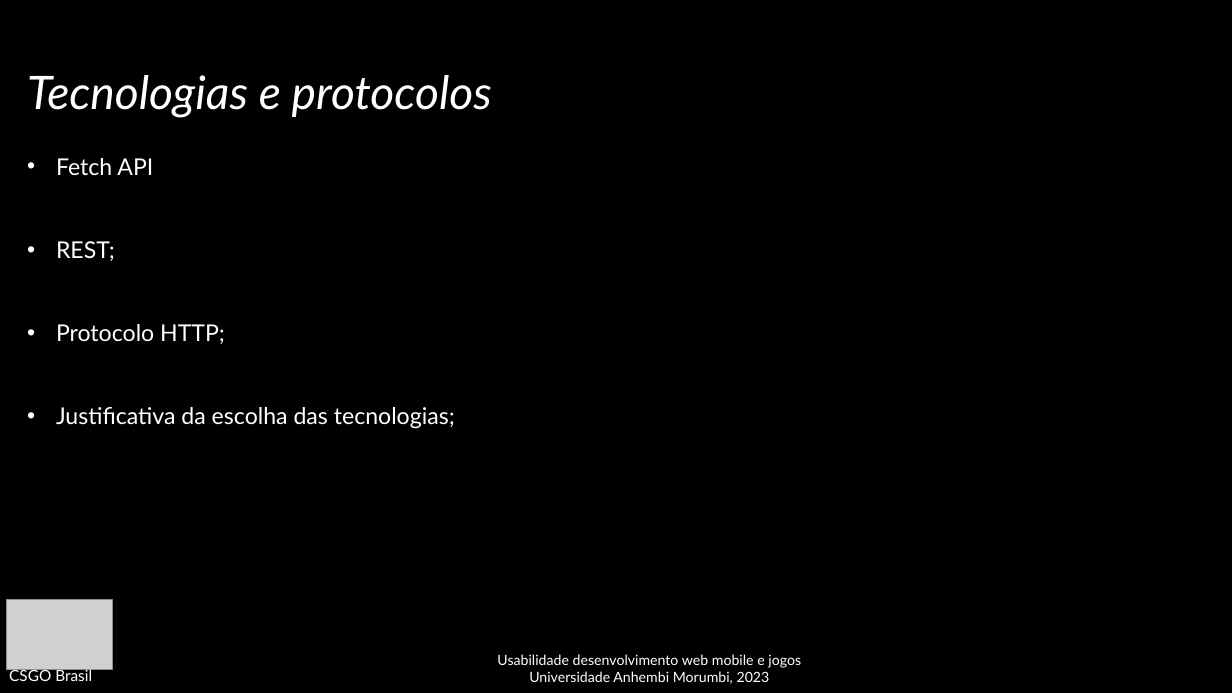
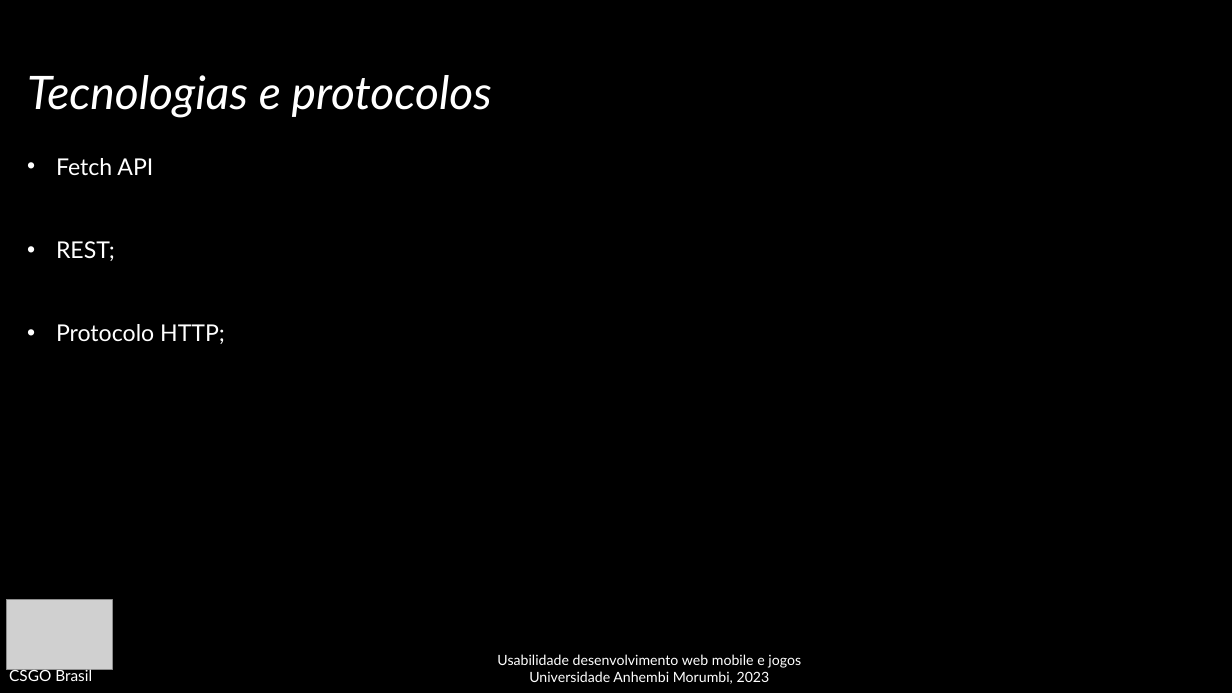
Before and after one commit to LucasSimoesSilva/CSGOBrasil, a slide deck: slide 8 of Slides/A3_Usabilidade.pptx. Drawn at 1232x693 pixels with LibreOffice and Linux fonts; fonts in the diff are those of the drawing; grey boxes stand for pictures; background and template pictures are left out. Boxes give left, top, right and bottom in pixels: in the first picture for what was removed or moved away, otherwise in the second. Text is boxed around its words. In the diff, an @@ line names an element or a change of style, - is before the commit and + after.

Commit message:
Atualizando slides

```diff
--- a/Slides/A3_Usabilidade.pptx
+++ b/Slides/A3_Usabilidade.pptx
@@ text at <box>56,407,455,429</box>: paragraph removed @@
-• Justificativa da escolha das tecnologias;
```
Also in this commit, not shown: 1 other file.
